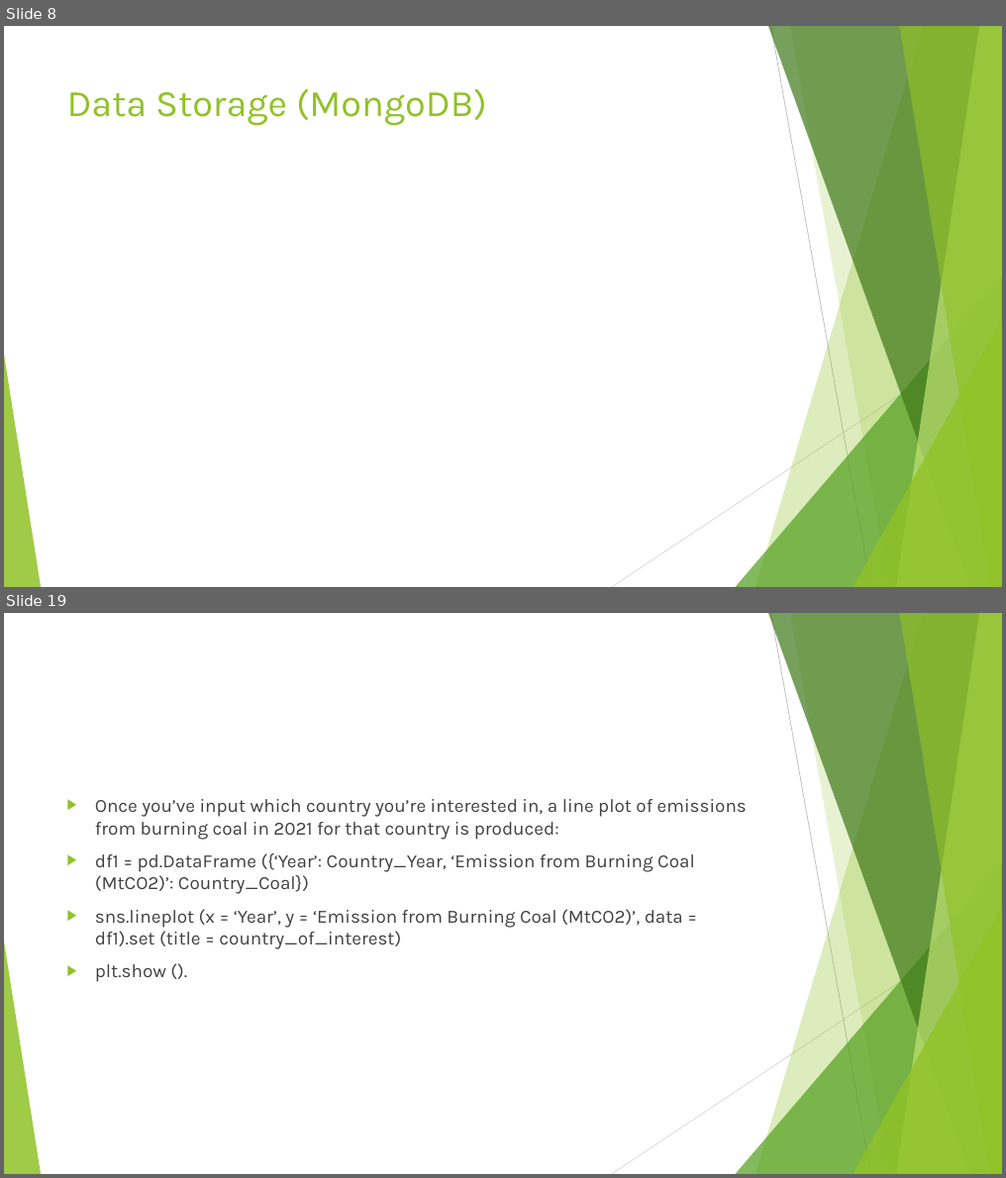
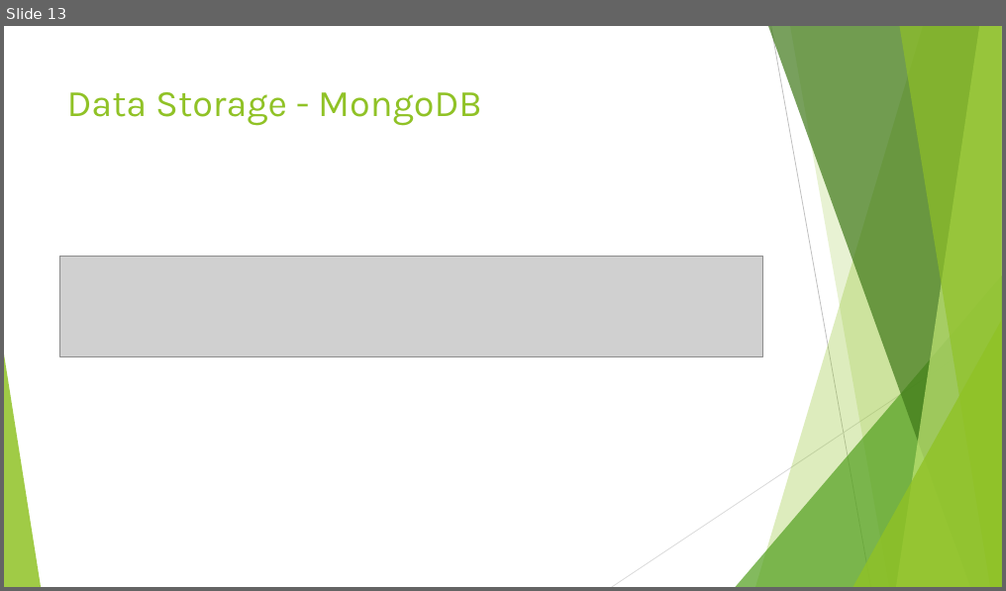
Before and after one commit to ddaniel2024/Project-3, a slide deck: powerpoint.pptx. Shown one above the other, each under a label of ours: slides 8 and 19 before the commit, slide 13 after it; the slides between them are not shown. The pictures are 1006x1178 and 1006x591 pixels, drawn with LibreOffice and Linux fonts; fonts in the diff are those of the drawing; grey boxes stand for pictures. Boxes give left, top, right and bottom in pixels: in the first picture for what was removed or moved away, otherwise in the second. Text is boxed around its words. In the diff, an @@ line names an element or a change of style, - is before the commit and + after.

```diff
--- a/powerpoint.pptx
+++ b/powerpoint.pptx
@@ slide 19 removed at (x1=4, y1=613, x2=1002, y2=1174), background #FFFFFF; not listed: 10 template elements that a slide beside it also shows @@
@@ text removed at (x1=95, y1=799, x2=746, y2=982) @@
-▶ Once you’ve input which country you’re interested in, a line plot of emissions from burning coal in 2021 for that country is produced:
-▶ df1 = pd.DataFrame ({‘Year’: Country_Year, ‘Emission from Burning Coal (MtCO2)’: Country_Coal})
-▶ sns.lineplot (x = ‘Year’, y = ‘Emission from Burning Coal (MtCO2)’, data = df1).set (title = country_of_interest)
-▶ plt.show ().
@@ what was slide 8 is now slide 13 @@
@@ slide 13 changed as well @@
@@ title at (x1=67, y1=92, x2=482, y2=126): text changed @@
-Data Storage (MongoDB)
+Data Storage - MongoDB
@@ picture added at (x1=59, y1=257, x2=763, y2=357) @@
```
Also in this commit, not shown: 7 other slides changed, 28 slides added, 14 other slides removed, 7 other files.
